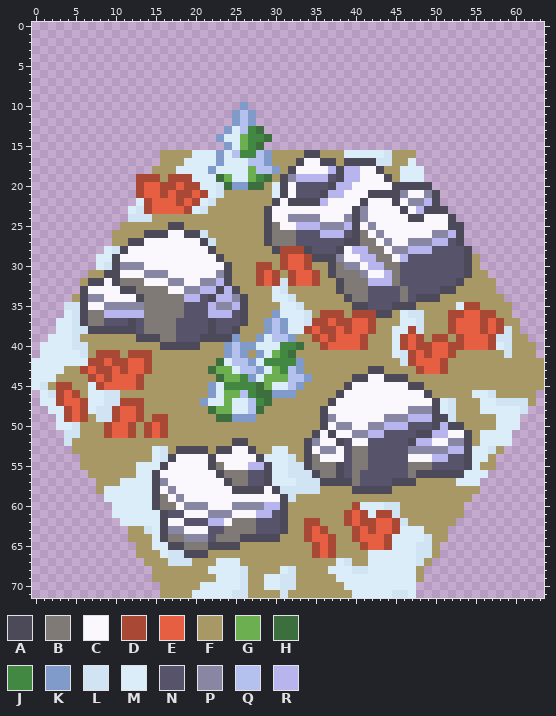
Edited in one commit: sprite sheet (Images/TileSets/Civ6 SR/Tiles/Ubsunur Hollow2.png). The picture above was drawn from the file before the commit.
The file is 64x72 pixels. Colours within 5 levels of each other are drawn and written as one.
Palette (. is transparent): A #4c4a59  B #807a77  C #fbf8fd  D #a94835  E #e65f42  F #a89865  G #6baf50  H #3d6e3d  J #428742  K #809ac9  L #d1e4f3  M #dbedf9  N #57536b  P #8786a3  Q #b4c0ee  R #b7b4ee
Now the later version:
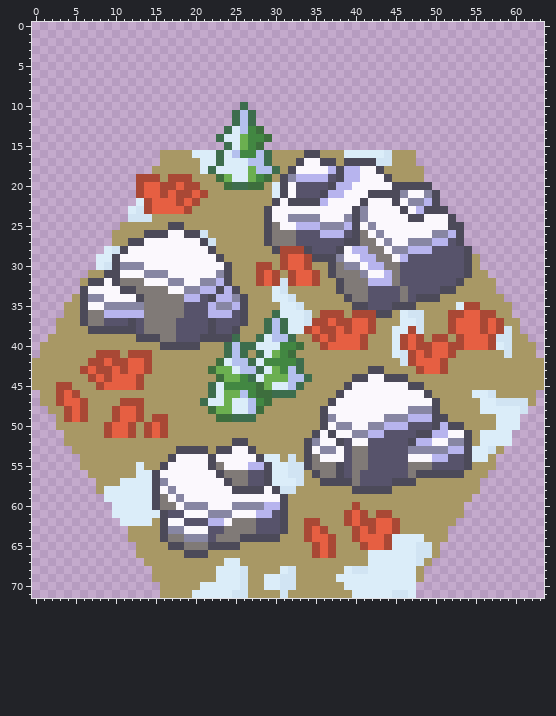
Edits made:
@@ palette @@
-K #809ac9
+K #3d6d4d
@@ x 16..50 @@
 16 FFFFMMMKMQJJQKFFFFAAFFFMMMMMLFFF...
-17 FFFMMMMKMMMQQKFFFACCAAFAAAALLFFM...
-18 FFMMMMKMMMMGQQKFACCCCRARRCCAFFMMM..
-19 FDDDMMMHGMMGJHFAPRRRRNARRCCCAFMMM..
-20 DDEDDMMLHKKHHFMACNNNNARRCCCCCAAAAA.
-21 DEDDEDMLFFFFFFMACNNNARRCCCAAAAPCCPA
-22 EEDEDMLFFFFFFFACAAAARCCCCACCCACPPRA
-23 EEEDMLFFFFFFFACCCCCCCCCCAPCCCCACRAA
+17 FFFFFMMKMMMQQKFFFACCAAFAAAALLFFF...
+18 FFFFFMKMMMMGQQKFACCCCRARRCCAFFFFF..
+19 FDDDFFFHGMMGJHFAPRRRRNARRCCCAFFFF..
+20 DDEDDFFFHKKHHFMACNNNNARRCCCCCAAAAA.
+21 DEDDEDFFFFFFFFMACNNNARRCCCAAAAPCCPA
+22 EEDEDFFFFFFFFFACAAAARCCCCACCCACPPRA
+23 EEEDFFFFFFFFFACCCCCCCCCCAPCCCCACRAA
 24 FFFFFFFFFFFFFACCPPPPCCCPAPCCCCCAACC
@@ x 0..63 @@
 34 .....FAPPCCCCABBBBBRRNARRPAFFFMMLFFFFFFABBNNNNBNAAAFFFFFFFF.....
-35 ....LLACCPPPPPBBBBBNNNRPPRAFFFFMMLFFFFFFAANNNAAAFFFFFMDDFFFF....
-36 ....MLABBRRRRRBBBBBNNNRRRNAFFFKMMMLFDDDFDDDAAFMLLFFFDDEEDDFF....
-37 ...MMLABBNNNANBBBBNNNNANNNAFFKQKMMLDDEDDEEDFFFMMLFFFDEEEDEDFF...
-38 ...MMLLAAAAAANBBBBNNNNANNAFFFKQKMMDEDDEDEEDFFMMDLFFFDEEEDEDLF...
-39 ..MMMLFFFFFFFAAABBNNNAAAAKFFKMQQKFFDEDEEEDFFFMDEDFDDFDEEEDLLFF..
-40 .MMMMLLFFFFFFFFFAAAAAFFFKQKKMMMJJHFFDEEEEDFFFMDEDDEEDDEEEDMLFFF.
-41 .MMMMMLFDDDFDDDFFFFFFFFFKQKFKMGJHFFFFFFFFFFFFMLDEDEEDFFFFFFLFFF.
-42 MMMMMMMDDEDDEEDFFFFFFFFHMQQKMJJJJKFFFFFFFFFFFFLDEEEDFFFFFFFFFFFF
-43 MMMMFFDEDDEDEEDFFFFFFFHGGMQQKMGJQKFFFFFFFFAAFFFFDEEDFFFFFFFFFFFF
-44 MMMFFFFDEDEEEDFFFFFFFFFHGGJKMGGGQQKFFFFFAACCAAAFFFFFFFFFFFFFFFFF
-45 MLFDDFFMDEEEEDFFFFFFFFKMJJJJHGMMQKFFFFFACCCCCCCAAFFFFFFFFFFFFFFF
-46 .MLDEDFMMLLFFFFFFFFFFFKMGGQJHHKKKFFFFFACCCCCCCCCCAFFFFFMMLFFFFF.
-47 .MMDEEDMMLLDDDFFFFFFFKMMGMMQJHFFFFFFFACCCCCCCCCCCCAMLFFFMMLLLLF.
-48 ..MMDEDMLLDEEDFFFFFFFFHGGMMQHFFFFFFFACCCCCCCCCCPPPAMLFFFMMMMML..
-49 ...MDEDFLLDEEDFDDFFFFFFHHKKKFFFFFFFFAPCCCCCCPPPRRRAALFFFFFMMM...
-50 ...MMLFFFDEEDFDEDFFFFFFFFFFFFFFFFFFFACPPCCPPRRRNNNARAAFFFFMMM...
-51 ....LLFFFDEEDFDEDFFFFFFFFFFFFFFFFFFACACCPPRRNNNNAARRCCAFMMMM....
-52 ....LFFFFFFFFFFFFFFFFFFFFAAFFFFFFFAPCCANCCNNNNNARRCCPPAFMMMM....
-53 .....FFFFFFFFFFMLFAAAAFAACCAFFMMFFACPPCNBBNNNNNPPPPPRRAMMLF.....
-54 ......FFFFFFFFFMLACCCCACCCCCAMMMLFABCCCNBBNNNNNCCCRRNNAMMF......
-55 ......FFFFFFFMMMACCCCCABCCCRRAMMLLABBBANBBNNNNNBBBNNNNAMFF......
-56 .......FFFFFFMMACCCCCCCABBBNNAMMLLLABBANBNNNNNNBAAAAAAMMM.......
-57 ........FFFMMMMAPCCCCCCCABBNNAMMMLLLAAAABNNNNAAAFFFFFMMM........
-58 ........FMMMMMMACPCCCCCCCAAAACALLLLLFFFFAAAAAFFFFFFFFFFF........
-59 .........MMMMMMABCPCCCCCCCCCCCCALFFFFFFFFFFFFFFFFFFFFFF.........
-60 ..........MMMMMABBCPPPCCCPPPPRRAFFFFFFFFDMMMLLFFFFFFFF..........
-61 ..........MMMMMMANNCCCPPPCCCRRNAFFFFFFFDEDMDDLFFFFFFFF..........
-62 ...........MMMMMACCNNNRRCBBBNNNAFFDDFFFDEDDEEDLFFFFFF...........
-63 ............FFLMAPPCCCNNBBBBNNNAFFDEDFFFDEDEEDMMMFFF............
-64 ............FFFMABBPPPNBBBAAAAAFFFDEEDFFDEEEDMMMMLFF............
-65 .............FFMMAABBBAAAAFFFFFFFFFDEDFFFDEEDMMMLLF.............
-66 .............FFFMLLAAAFFFFFFFFFFFFFDEDFFFFMMMMMMLLF.............
-67 ..............FFFLLLFFFMMMFFFFFFFFFFFFMLFFMMMMMMLF..............
-68 ...............FFFFFFFMMMMLFFFFMLFFFFMMMLLMMMMMMF...............
+35 ....FFACCPPPPPBBBBBNNNRPPRAFFFFMMLFFFFFFAANNNAAAFFFFFMDDFFFF....
+36 ....FFABBRRRRRBBBBBNNNRRRNAFFFKMMMLFDDDFDDDAAFMLLFFFDDEEDDFF....
+37 ...FFFABBNNNANBBBBNNNNANNNAFFKQKMMLDDEDDEEDFFFMMLFFFDEEEDEDFF...
+38 ...FFFFAAAAAANBBBBNNNNANNAFFFKQKMMDEDDEDEEDFFMMDLFFFDEEEDEDLF...
+39 ..FFFFFFFFFFFAAABBNNNAAAAKFFKMQQKFFDEDEEEDFFFMDEDFDDFDEEEDLLFF..
+40 .FFFFFFFFFFFFFFFAAAAAFFFKQKKMMMJJHFFDEEEEDFFFMDEDDEEDDEEEDMLFFF.
+41 .FFFFFFFDDDFDDDFFFFFFFFFKQKFKMGJHFFFFFFFFFFFFMLDEDEEDFFFFFFLFFF.
+42 FFFFFFFDDEDDEEDFFFFFFFFHMQQKMJJJJKFFFFFFFFFFFFLDEEEDFFFFFFFFFFFF
+43 FFFFFFDEDDEDEEDFFFFFFFHGGMQQKMGJQKFFFFFFFFAAFFFFDEEDFFFFFFFFFFFF
+44 FFFFFFFDEDEEEDFFFFFFFFFHGGJKMGGGQQKFFFFFAACCAAAFFFFFFFFFFFFFFFFF
+45 FFFDDFFFDEEEEDFFFFFFFFKMJJJJHGMMQKFFFFFACCCCCCCAAFFFFFFFFFFFFFFF
+46 .FFDEDFFFFFFFFFFFFFFFFKMGGQJHHKKKFFFFFACCCCCCCCCCAFFFFFMMLFFFFF.
+47 .FFDEEDFFFFDDDFFFFFFFKMMGMMQJHFFFFFFFACCCCCCCCCCCCAFFFFFMMLLLLF.
+48 ..FFDEDFFFDEEDFFFFFFFFHGGMMQHFFFFFFFACCCCCCCCCCPPPAFFFFFMMMMML..
+49 ...FDEDFFFDEEDFDDFFFFFFHHKKKFFFFFFFFAPCCCCCCPPPRRRAAFFFFFFMMM...
+50 ...FFFFFFDEEDFDEDFFFFFFFFFFFFFFFFFFFACPPCCPPRRRNNNARAAFFFFMMM...
+51 ....FFFFFDEEDFDEDFFFFFFFFFFFFFFFFFFACACCPPRRNNNNAARRCCAFMMMM....
+52 ....FFFFFFFFFFFFFFFFFFFFFAAFFFFFFFAPCCANCCNNNNNARRCCPPAFMMMM....
+53 .....FFFFFFFFFFFFFAAAAFAACCAFFFFFFACPPCNBBNNNNNPPPPPRRAMMLF.....
+54 ......FFFFFFFFFFFACCCCACCCCCAMMFLFABCCCNBBNNNNNCCCRRNNAMMF......
+55 ......FFFFFFFMFFACCCCCABCCCRRAMMLLABBBANBBNNNNNBBBNNNNAFFF......
+56 .......FFFFFFMMACCCCCCCABBBNNAMMLLFABBANBNNNNNNBAAAAAAFFF.......
+57 ........FFFMMMMAPCCCCCCCABBNNAMMMLFFAAAABNNNNAAAFFFFFFFF........
+58 ........FMMMMMMACPCCCCCCCAAAACALLFFFFFFFAAAAAFFFFFFFFFFF........
+59 .........MMMMMMABCPCCCCCCCCCCCCAFFFFFFFFFFFFFFFFFFFFFFF.........
+60 ..........MMMMMABBCPPPCCCPPPPRRAFFFFFFFFDFFFFFFFFFFFFF..........
+61 ..........MMMMMMANNCCCPPPCCCRRNAFFFFFFFDEDFDDFFFFFFFFF..........
+62 ...........MMMMFACCNNNRRCBBBNNNAFFDDFFFDEDDEEDFFFFFFF...........
+63 ............FFFFAPPCCCNNBBBBNNNAFFDEDFFFDEDEEDFFFFFF............
+64 ............FFFFABBPPPNBBBAAAAAFFFDEEDFFDEEEDMMMMFFF............
+65 .............FFFFAABBBAAAAFFFFFFFFFDEDFFFDEEDMMMLLF.............
+66 .............FFFFFFAAAFFFFFFFFFFFFFDEDFFFFMMMMMMLLF.............
+67 ..............FFFFFFFFFFMMFFFFFFFFFFFFFFFFMMMMMMLF..............
+68 ...............FFFFFFFFMMMLFFFFMLFFFFFFMLLMMMMMMF...............
 69 ...............FFFFFFFFMMMLFFMMLLFFFFFMMMMMMMMMMF...............
